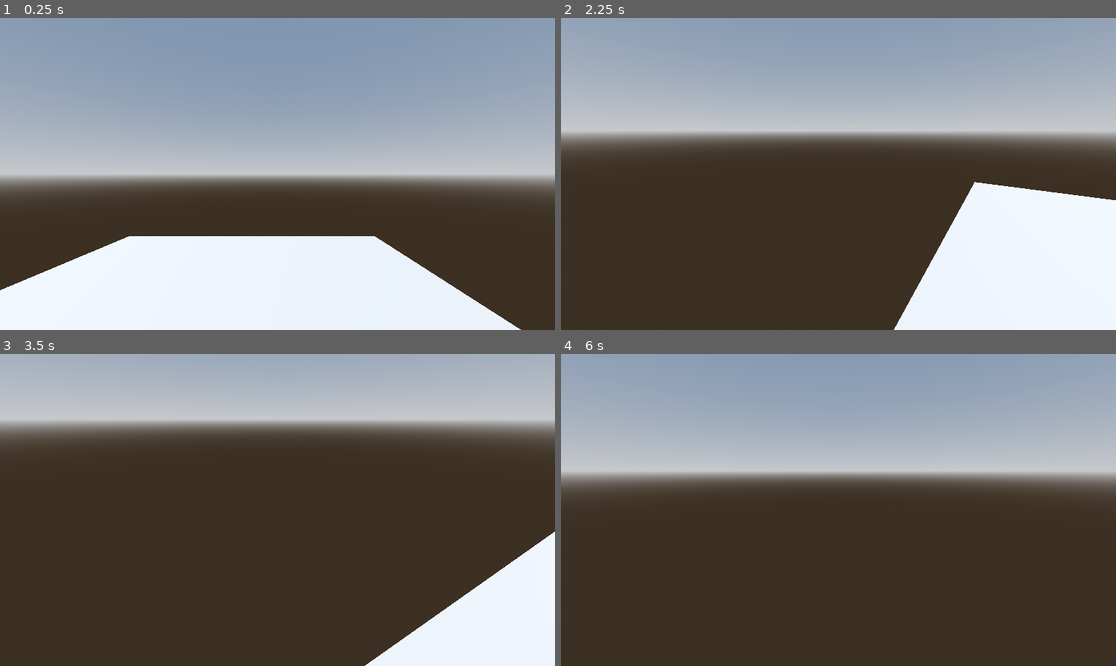
Above: before the commit, frames 1-4 (two rows, left to right).
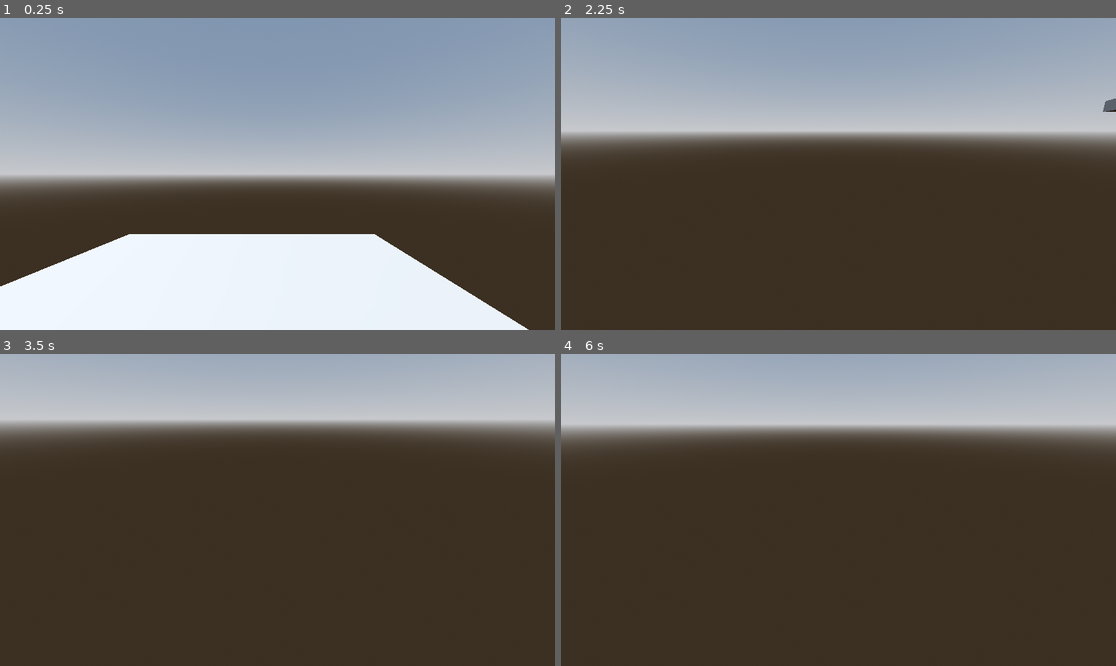
Above: after the commit, the same moments.

Repository: BicBoiTaco/DoomStyle
Game: Godot game, scene res://Main.tscn
Same seed, same stepped clock (60 frames per second), same inputs: the game is played once before the commit and once after it. Before the commit the project has no main scene; this scene is started directly in both runs.
Inputs (mouse positions are in pixels of both pictures, inside the frame that each line leads up to):
- Up to frame 1 (0.25 s): no input
- Up to frame 2 (2.25 s): move the mouse to (960, 158) at 0.52 s; hold D (right, bound only after the commit) 0.53-1.28 s; tap Space (jump, bound only after the commit) at 0.6, 0.77, 1.07, 1.35, 1.52, 1.82, 2.1 s; click (960, 158) at 0.67 s; move the mouse to (810, 174) at 1.27 s; hold W (forward, bound only after the commit) from 1.28 s (still down); tap Enter at 2 s; move the mouse to (849, 167) at 2.02 s
- Up to frame 3 (3.5 s): keep holding W (forward, bound only after the commit); tap Space (jump, bound only after the commit) at 2.75, 2.85, 3.02, 3.32 s; move the mouse to (271, 516) at 2.77 s
- Up to frame 4 (6 s): tap Enter at 3.5, 5 s; move the mouse to (877, 513) at 3.52 s; tap Space (jump, bound only after the commit) at 3.6, 3.77, 4.07, 4.25, 4.35, 4.52, 4.82, 5.1, 5.75, 5.85 s; tap Escape (escape, bound only after the commit) at 4.15 s; move the mouse to (794, 506) at 4.27 s; move the mouse to (844, 510) at 5.02 s; move the mouse to (816, 503) at 5.77 s; release W (forward, bound only after the commit) at 5.78 s; hold D (right, bound only after the commit) from 5.78 s (still down)

The runs differ from the first frame. In frame 1, 0.8% of the frame differs, in the area x 0-96%, y 69-100%; in frame 2, 15%; in frame 3, 7.4%; in frame 4, 32%, in the area x 0-100%, y 7-45%.

Commit message:
added character and allowed movement and fps camera rotation

Diff:
--- a/GodotProjects/DoomStyle/Player.gd
+++ b/GodotProjects/DoomStyle/Player.gd
@@ -7,6 +7,7 @@
 @onready var neck := $neck
 @onready var fpscamera := $neck/fpscamera
 
+### FPS Camera movement
 func _unhandled_input(event):
 	if event is InputEventMouseButton:
 		Input.set_mouse_mode(Input.MOUSE_MODE_CAPTURED)
@@ -16,7 +17,7 @@
 		if event is InputEventMouseMotion:
 			neck.rotate_y(-event.relative.x * 0.01)
 			fpscamera.rotate_x(-event.relative.y * 0.01)
-
+			fpscamera.rotation.x =clamp(fpscamera.rotation.x, deg_to_rad(-75), deg_to_rad(75))
 
 # Get the gravity from the project settings to be synced with RigidBody nodes.
 var gravity = ProjectSettings.get_setting("physics/3d/default_gravity")
@@ -32,8 +33,8 @@
 
 	# Get the input direction and handle the movement/deceleration.
 	# As good practice, you should replace UI actions with custom gameplay actions.
-	var input_dir = Input.get_vector("left", "right", "forward", "back")
-	var direction = (transform.basis * Vector3(input_dir.x, 0, input_dir.y)).normalized()
+	var input_dir = Input.get_vector("back", "forward", "left", "right")
+	var direction = (neck.transform.basis * Vector3(input_dir.x, 0, input_dir.y)).normalized()
 	if direction:
 		velocity.x = direction.x * SPEED
 		velocity.z = direction.z * SPEED
--- a/GodotProjects/DoomStyle/Player.tscn
+++ b/GodotProjects/DoomStyle/Player.tscn
@@ -6,19 +6,21 @@
 
 [sub_resource type="CapsuleMesh" id="CapsuleMesh_qm8o5"]
 
-[node name="Player" type="CharacterBody3D"]
+[node name="Player" type="Node3D"]
+
+[node name="PlayerBody" type="CharacterBody3D" parent="."]
 script = ExtResource("1_8nnvk")
 
-[node name="neck" type="Node3D" parent="."]
+[node name="neck" type="Node3D" parent="PlayerBody"]
 
-[node name="fpscamera" type="Camera3D" parent="neck"]
-transform = Transform3D(1, 0, 0, 0, 1, 0, 0, 0, 1, 0, 2.66615, 0)
+[node name="fpscamera" type="Camera3D" parent="PlayerBody/neck"]
+transform = Transform3D(1, 0, 0, 0, 1, 0, 0, 0, 1, 0, 2.5, 0)
 
-[node name="collisionbody" type="CollisionShape3D" parent="."]
+[node name="collisionbody" type="CollisionShape3D" parent="PlayerBody"]
 transform = Transform3D(1.5, 0, 0, 0, 1.5, 0, 0, 0, 1.5, 0, 1.5, 0)
 shape = SubResource("CapsuleShape3D_m7yjl")
 
-[node name="characterbody" type="MeshInstance3D" parent="."]
+[node name="characterbody" type="MeshInstance3D" parent="PlayerBody"]
 transform = Transform3D(1.5, 0, 0, 0, 1.5, 0, 0, 0, 1.5, 0, 1.5, 0)
 mesh = SubResource("CapsuleMesh_qm8o5")
 skeleton = NodePath("../collisionbody")
--- /dev/null
+++ b/GodotProjects/DoomStyle/icon.svg
@@ -0,0 +1 @@
+<svg height="128" width="128" xmlns="http://www.w3.org/2000/svg"><rect x="2" y="2" width="124" height="124" rx="14" fill="#363d52" stroke="#212532" stroke-width="4"/><g transform="scale(.101) translate(122 122)"><g fill="#fff"><path d="M105 673v33q407 354 814 0v-33z"/><path fill="#478cbf" d="m105 673 152 14q12 1 15 14l4 67 132 10 8-61q2-11 15-15h162q13 4 15 15l8 61 132-10 4-67q3-13 15-14l152-14V427q30-39 56-81-35-59-83-108-43 20-82 47-40-37-88-64 7-51 8-102-59-28-123-42-26 43-46 89-49-7-98 0-20-46-46-89-64 14-123 42 1 51 8 102-48 27-88 64-39-27-82-47-48 49-83 108 26 42 56 81zm0 33v39c0 276 813 276 813 0v-39l-134 12-5 69q-2 10-14 13l-162 11q-12 0-16-11l-10-65H447l-10 65q-4 11-16 11l-162-11q-12-3-14-13l-5-69z"/><path d="M483 600c3 34 55 34 58 0v-86c-3-34-55-34-58 0z"/><circle cx="725" cy="526" r="90"/><circle cx="299" cy="526" r="90"/></g><g fill="#414042"><circle cx="307" cy="532" r="60"/><circle cx="717" cy="532" r="60"/></g></g></svg>
--- a/GodotProjects/DoomStyle/project.godot
+++ b/GodotProjects/DoomStyle/project.godot
@@ -11,5 +11,39 @@
 [application]
 
 config/name="DoomStyle"
+run/main_scene="res://Main.tscn"
 config/features=PackedStringArray("4.2", "Forward Plus")
 config/icon="res://icon.svg"
+
+[input]
+
+forward={
+"deadzone": 0.5,
+"events": [Object(InputEventKey,"resource_local_to_scene":false,"resource_name":"","device":-1,"window_id":0,"alt_pressed":false,"shift_pressed":false,"ctrl_pressed":false,"meta_pressed":false,"pressed":false,"keycode":0,"physical_keycode":87,"key_label":0,"unicode":119,"echo":false,"script":null)
+]
+}
+right={
+"deadzone": 0.5,
+"events": [Object(InputEventKey,"resource_local_to_scene":false,"resource_name":"","device":-1,"window_id":0,"alt_pressed":false,"shift_pressed":false,"ctrl_pressed":false,"meta_pressed":false,"pressed":false,"keycode":0,"physical_keycode":68,"key_label":0,"unicode":100,"echo":false,"script":null)
+]
+}
+back={
+"deadzone": 0.5,
+"events": [Object(InputEventKey,"resource_local_to_scene":false,"resource_name":"","device":-1,"window_id":0,"alt_pressed":false,"shift_pressed":false,"ctrl_pressed":false,"meta_pressed":false,"pressed":false,"keycode":0,"physical_keycode":83,"key_label":0,"unicode":115,"echo":false,"script":null)
+]
+}
+left={
+"deadzone": 0.5,
+"events": [Object(InputEventKey,"resource_local_to_scene":false,"resource_name":"","device":-1,"window_id":0,"alt_pressed":false,"shift_pressed":false,"ctrl_pressed":false,"meta_pressed":false,"pressed":false,"keycode":0,"physical_keycode":65,"key_label":0,"unicode":97,"echo":false,"script":null)
+]
+}
+jump={
+"deadzone": 0.5,
+"events": [Object(InputEventKey,"resource_local_to_scene":false,"resource_name":"","device":-1,"window_id":0,"alt_pressed":false,"shift_pressed":false,"ctrl_pressed":false,"meta_pressed":false,"pressed":false,"keycode":0,"physical_keycode":32,"key_label":0,"unicode":32,"echo":false,"script":null)
+]
+}
+escape={
+"deadzone": 0.5,
+"events": [Object(InputEventKey,"resource_local_to_scene":false,"resource_name":"","device":-1,"window_id":0,"alt_pressed":false,"shift_pressed":false,"ctrl_pressed":false,"meta_pressed":false,"pressed":false,"keycode":0,"physical_keycode":4194305,"key_label":0,"unicode":0,"echo":false,"script":null)
+]
+}
Not shown, added: GodotProjects/DoomStyle/icon.svg.import
